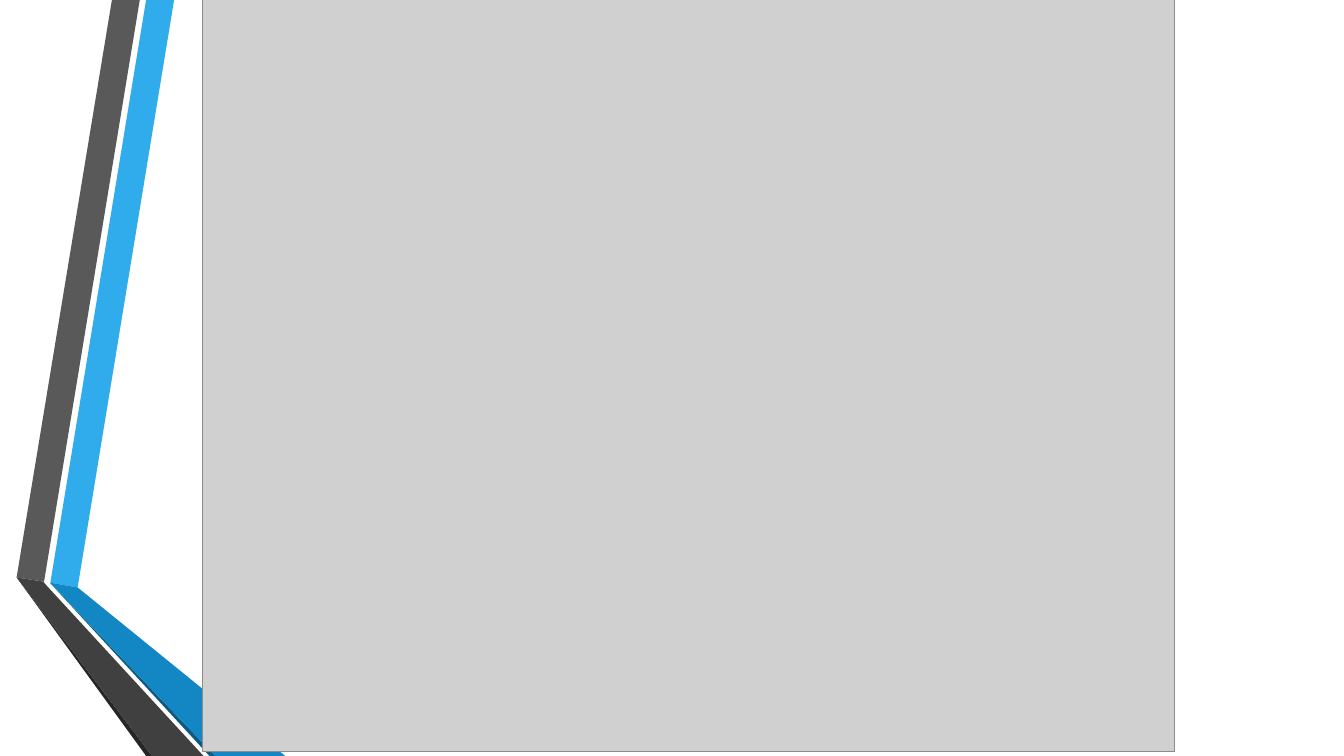
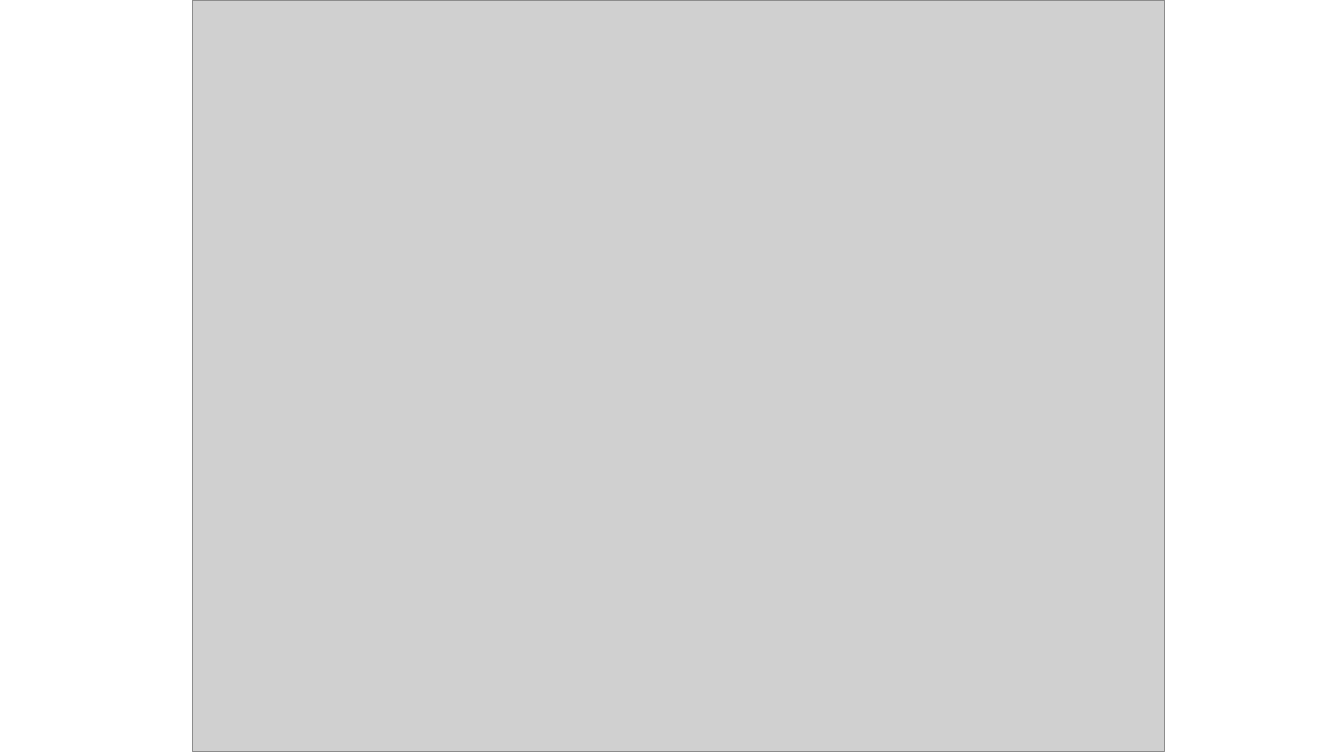
Before and after one commit to MGIS-UMN/GIS5577_week9, a slide deck: slide 11 of big_spatial_data.odp. Drawn at 1344x756 pixels with LibreOffice and Linux fonts; fonts in the diff are those of the drawing; grey boxes stand for pictures; background and template pictures are left out. Boxes give left, top, right and bottom in pixels: in the first picture for what was removed or moved away, otherwise in the second. Text is boxed around its words. In the diff, an @@ line names an element or a change of style, - is before the commit and + after.

```diff
--- a/big_spatial_data.odp
+++ b/big_spatial_data.odp
@@ picture: place and size @@
-picture at box(203, 0, 1176, 751)
+picture at box(193, 0, 1166, 751)
@@ group removed at box(16, 0, 285, 756): 6 freeform shapes @@
```
Also in this commit, not shown: 11 other slides changed, 1 slide added, 1 slide removed.
